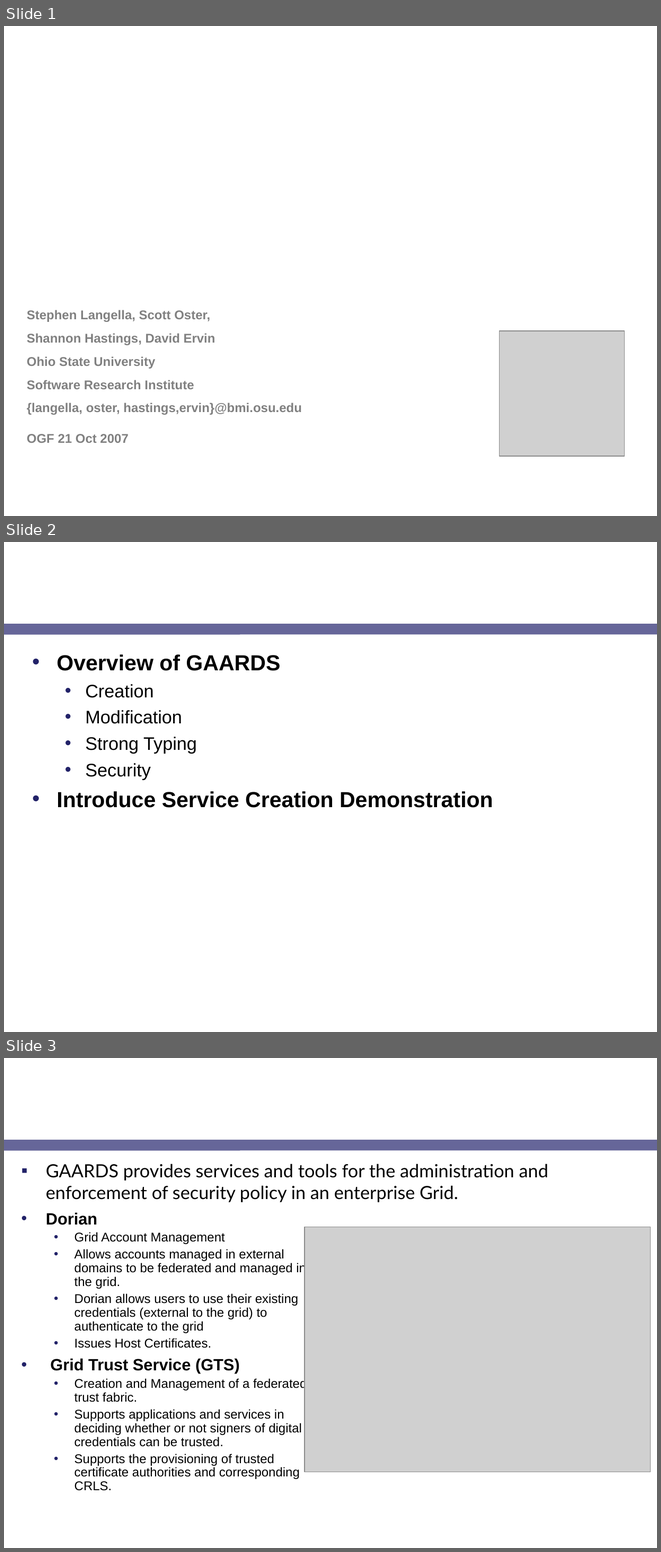
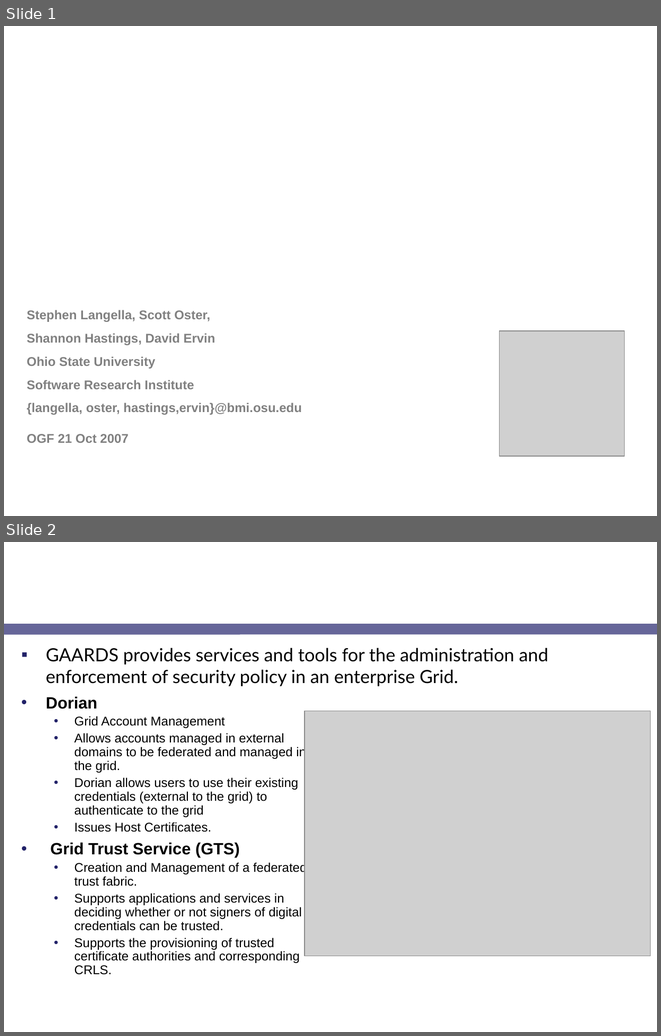
Before and after one commit to NCIP/cagrid-docs, a slide deck: presentations/security/gaards-ogf21-globus-software-providers.ppt. Shown one above the other, each under a label of ours: slides 1, 2 and 3 before the commit, slides 1 and 2 after it. The pictures are 661x1552 and 661x1036 pixels, drawn with LibreOffice and Linux fonts; fonts in the diff are those of the drawing; grey boxes stand for pictures; background and template pictures are left out. Boxes give left, top, right and bottom in pixels: in the first picture for what was removed or moved away, otherwise in the second. Text is boxed around its words. In the diff, an @@ line names an element or a change of style, - is before the commit and + after.

```diff
--- a/presentations/security/gaards-ogf21-globus-software-providers.ppt
+++ b/presentations/security/gaards-ogf21-globus-software-providers.ppt
@@ slide 2 removed at bbox=[4, 542, 657, 1032], background picture (left out); not listed: 1 template element that a slide beside it also shows @@
@@ title removed at bbox=[26, 542, 515, 618] @@
-Agenda
@@ text removed at bbox=[56, 654, 493, 808] @@
-• Overview of GAARDS
-  • Creation
-  • Modification
-  • Strong Typing
-  • Security
-• Introduce Service Creation Demonstration
@@ what was slide 3 is now slide 2 @@
```
